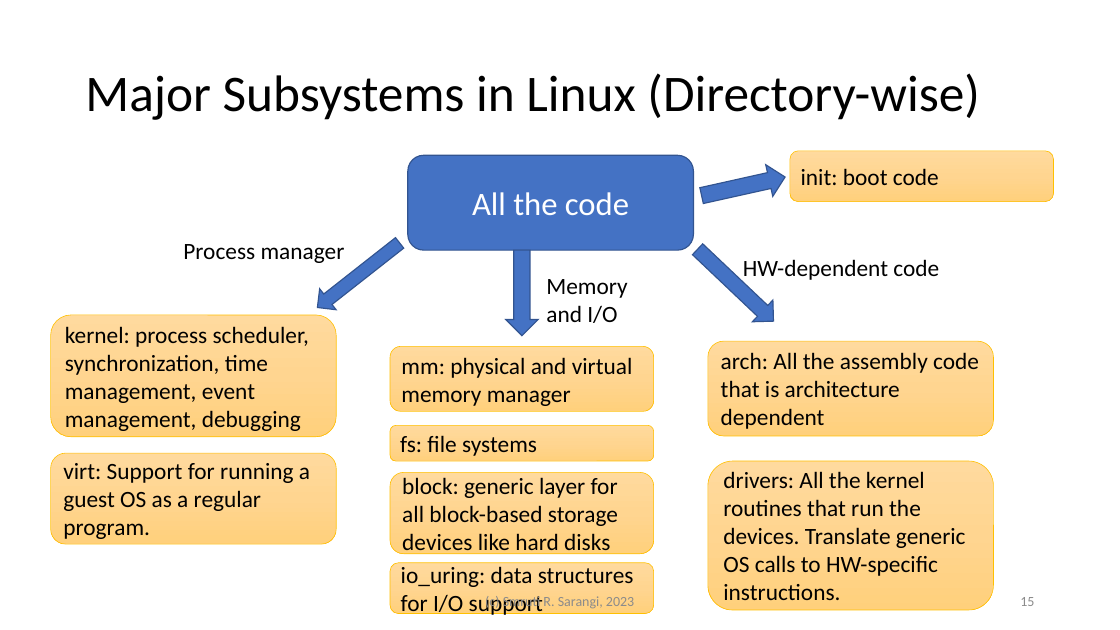
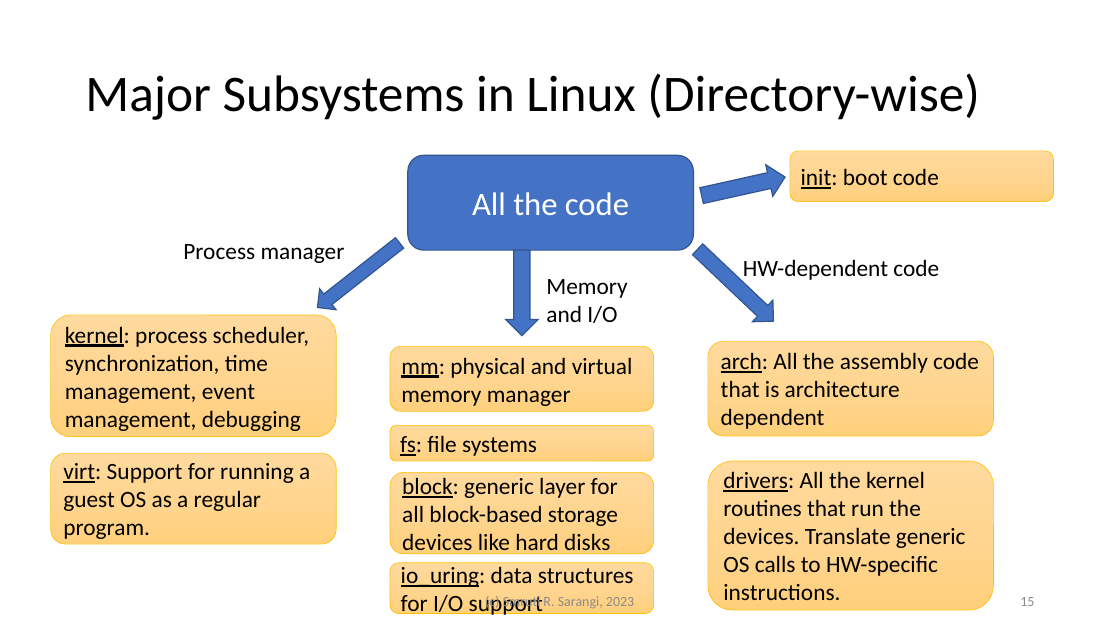
Before and after one commit to srsarangi/srsarangi.github.io, a slide deck: slide 15 of osbook/slides/1.intro.pptx. Drawn at 1120x630 pixels with LibreOffice and Linux fonts; fonts in the diff are those of the drawing. Boxes give left, top, right and bottom in pixels: in the first picture for what was removed or moved away, otherwise in the second. Text is boxed around its words. In the diff, an @@ line names an element or a change of style, - is before the commit and + after.

```diff
--- a/osbook/slides/1.intro.pptx
+++ b/osbook/slides/1.intro.pptx
@@ rounded rectangle "init: boot code" at (790, 151, 1054, 202): underline on in "init:" @@
@@ rounded rectangle "kernel: process scheduler, synchronization, time ..." at (50, 315, 336, 437): underline on in "kernel:" @@
@@ rounded rectangle "mm: physical and virtual memory ..." at (390, 346, 654, 411): underline on in "mm:" @@
@@ rounded rectangle "arch: All the assembly code ..." at (708, 341, 994, 436): underline on in "arch:" @@
@@ rounded rectangle "fs: file systems" at (390, 425, 654, 461): underline on in "fs:" @@
@@ rounded rectangle "virt: Support for running a ..." at (50, 453, 336, 544): underline on in "virt:" @@
@@ text in rounded rectangle at (402, 477, 618, 526): underline on in "block:" @@
@@ rounded rectangle "drivers: All the kernel routines ..." at (708, 461, 994, 610): underline on in "drivers:" @@
@@ rounded rectangle "io_uring: data structures for I/O ..." at (390, 563, 654, 613): underline on in "io_uring:" @@
```
Also in this commit, not shown: 13 other slides changed, 2 slides added, 1 other file.
